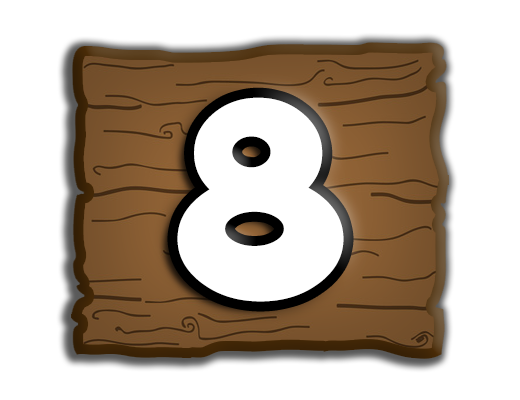
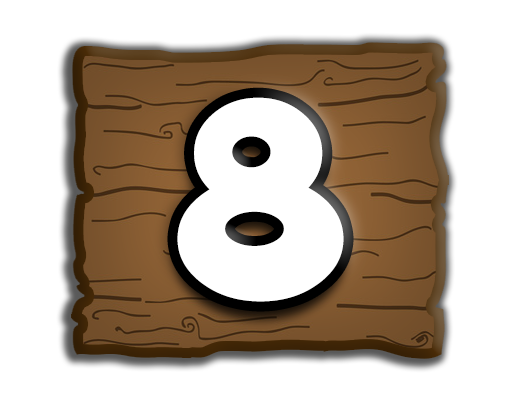
Before/after of a (520, 400) layered artwork. What changed in the layer stack:
pixels changed over (159, 118, 354, 328) (layer not identified)
